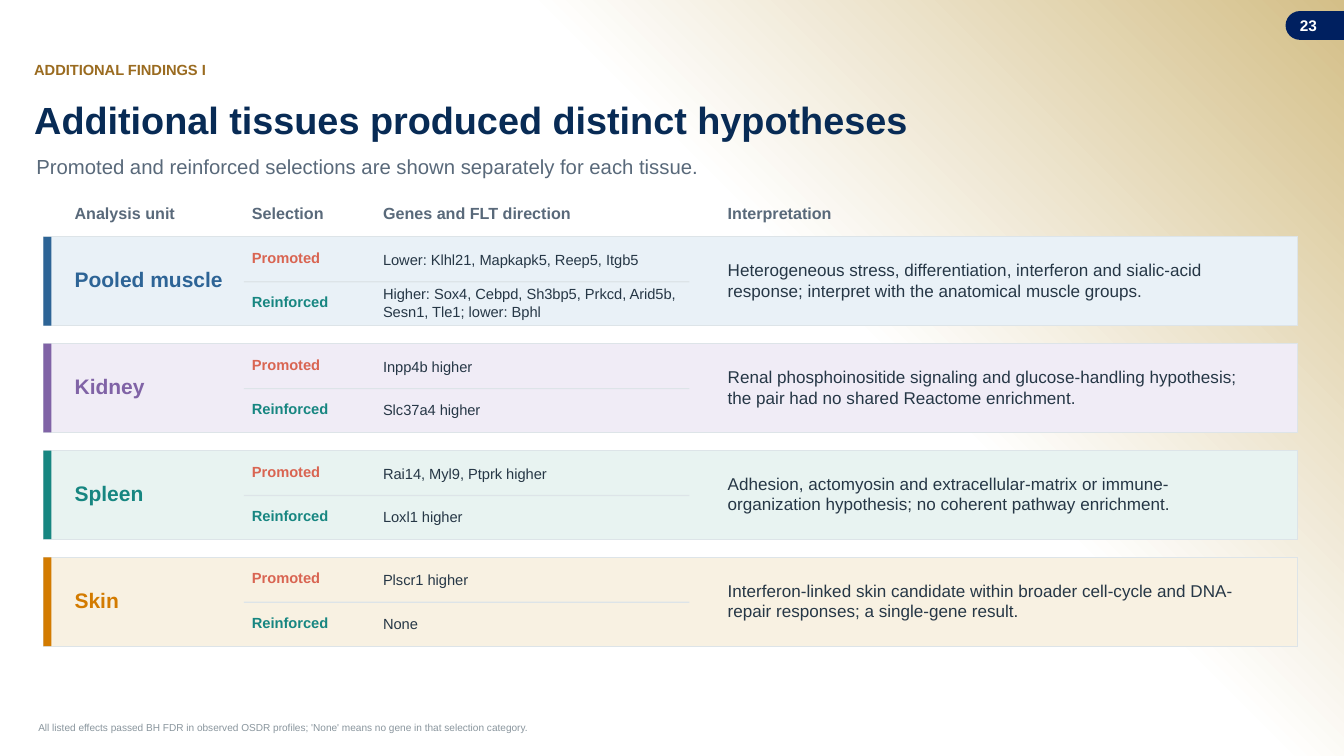
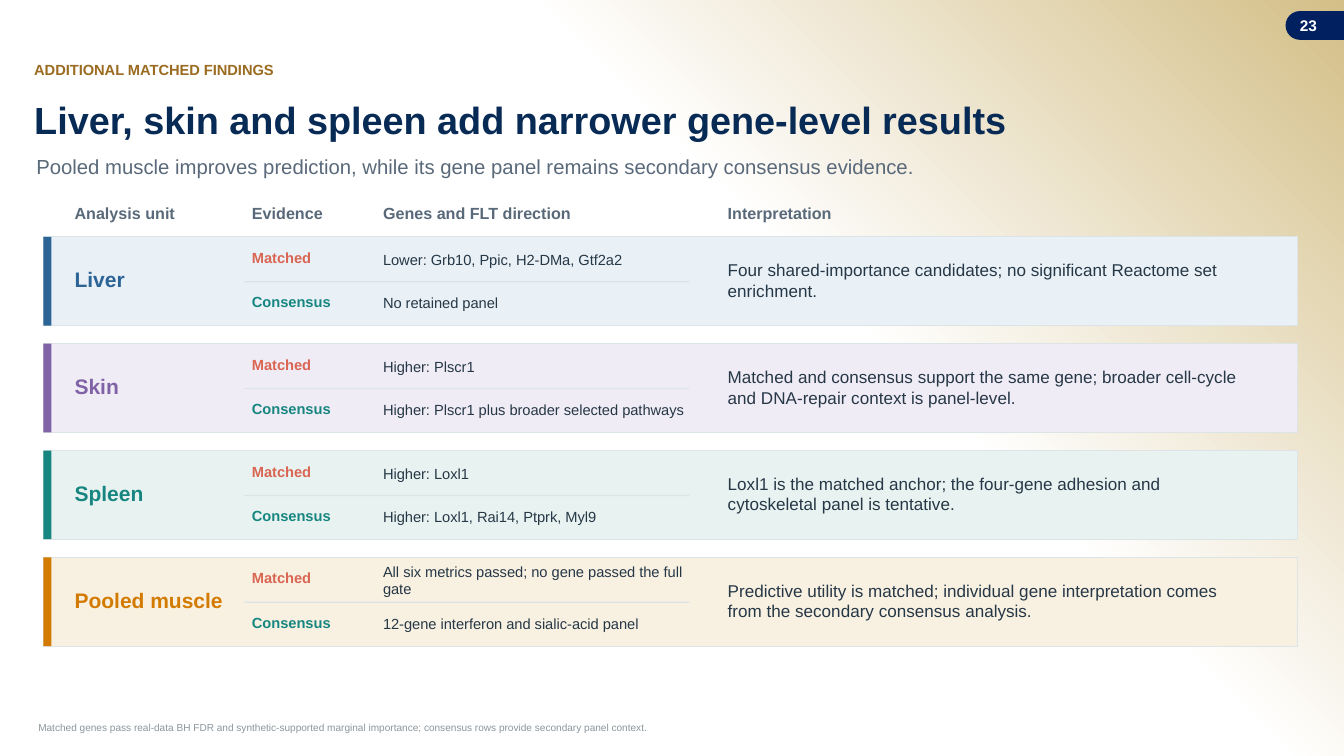
Before and after one commit to jasont314/nasa-mouse, a slide deck: slide 23 of presentation/SLSTP_2026_Generative_Transcriptomics.pptx. Drawn at 1344x756 pixels with LibreOffice and Linux fonts; fonts in the diff are those of the drawing; background and template pictures are left out. Boxes give left, top, right and bottom in pixels: in the first picture for what was removed or moved away, otherwise in the second. Text is boxed around its words. In the diff, an @@ line names an element or a change of style, - is before the commit and + after.

Commit message:
Update talk with matched classifier analysis

```diff
--- a/presentation/SLSTP_2026_Generative_Transcriptomics.pptx
+++ b/presentation/SLSTP_2026_Generative_Transcriptomics.pptx
@@ text at (x1=34, y1=64, x2=274, y2=75): text changed @@
-ADDITIONAL FINDINGS I
+ADDITIONAL MATCHED FINDINGS
@@ text at (x1=34, y1=106, x2=1006, y2=141): text changed @@
-Additional tissues produced distinct hypotheses
+Liver, skin and spleen add narrower gene-level results
@@ text at (x1=36, y1=159, x2=913, y2=178): text changed @@
-Promoted and reinforced selections are shown separately for each tissue.
+Pooled muscle improves prediction, while its gene panel remains secondary consensus evidence.
@@ text at (x1=252, y1=207, x2=323, y2=219): text changed @@
-Selection
+Evidence
@@ text at (x1=252, y1=252, x2=311, y2=263): text changed @@
-Promoted
+Matched
@@ text at (x1=383, y1=254, x2=622, y2=268): text changed @@
-Lower: Klhl21, Mapkapk5, Reep5, Itgb5
+Lower: Grb10, Ppic, H2-DMa, Gtf2a2
@@ text at (x1=728, y1=263, x2=1217, y2=297): text changed @@
-Heterogeneous stress, differentiation, interferon and sialic-acid response; interpret with the anatomical muscle groups.
+Four shared-importance candidates; no significant Reactome set enrichment.
@@ text at (x1=75, y1=271, x2=125, y2=287): text changed @@
-Pooled muscle
+Liver
@@ text at (x1=252, y1=296, x2=331, y2=307): text changed @@
-Reinforced
+Consensus
@@ text at (x1=383, y1=297, x2=498, y2=311): text changed @@
-Higher: Sox4, Cebpd, Sh3bp5, Prkcd, Arid5b, Sesn1, Tle1; lower: Bphl
+No retained panel
@@ text at (x1=252, y1=359, x2=311, y2=370): text changed @@
-Promoted
+Matched
@@ text at (x1=75, y1=379, x2=119, y2=394): text changed @@
-Kidney
+Skin
@@ text at (x1=383, y1=361, x2=475, y2=375): text changed @@
-Inpp4b higher
+Higher: Plscr1
@@ text at (x1=728, y1=370, x2=1236, y2=408): text changed @@
-Renal phosphoinositide signaling and glucose-handling hypothesis; the pair had no shared Reactome enrichment.
+Matched and consensus support the same gene; broader cell-cycle and DNA-repair context is panel-level.
@@ text at (x1=252, y1=403, x2=331, y2=414): text changed @@
-Reinforced
+Consensus
@@ text at (x1=383, y1=404, x2=684, y2=418): text changed @@
-Slc37a4 higher
+Higher: Plscr1 plus broader selected pathways
@@ text at (x1=252, y1=466, x2=311, y2=477): text changed @@
-Promoted
+Matched
@@ text at (x1=383, y1=468, x2=469, y2=482): text changed @@
-Rai14, Myl9, Ptprk higher
+Higher: Loxl1
@@ text at (x1=728, y1=477, x2=1161, y2=514): text changed @@
-Adhesion, actomyosin and extracellular-matrix or immune-organization hypothesis; no coherent pathway enrichment.
+Loxl1 is the matched anchor; the four-gene adhesion and cytoskeletal panel is tentative.
@@ text at (x1=252, y1=510, x2=331, y2=521): text changed @@
-Reinforced
+Consensus
@@ text at (x1=383, y1=511, x2=596, y2=525): text changed @@
-Loxl1 higher
+Higher: Loxl1, Rai14, Ptprk, Myl9
@@ text at (x1=383, y1=566, x2=683, y2=597): text changed @@
-Plscr1 higher
+All six metrics passed; no gene passed the full gate
@@ text at (x1=75, y1=592, x2=222, y2=609): text changed @@
-Skin
+Pooled muscle
@@ text at (x1=252, y1=572, x2=311, y2=583): text changed @@
-Promoted
+Matched
@@ text at (x1=728, y1=584, x2=1217, y2=621): text changed @@
-Interferon-linked skin candidate within broader cell-cycle and DNA-repair responses; a single-gene result.
+Predictive utility is matched; individual gene interpretation comes from the secondary consensus analysis.
@@ text at (x1=252, y1=617, x2=331, y2=628): text changed @@
-Reinforced
+Consensus
@@ text at (x1=383, y1=618, x2=639, y2=632): text changed @@
-None
+12-gene interferon and sialic-acid panel
@@ text at (x1=38, y1=724, x2=647, y2=733): text changed @@
-All listed effects passed BH FDR in observed OSDR profiles; 'None' means no gene in that selection category.
+Matched genes pass real-data BH FDR and synthetic-supported marginal importance; consensus rows provide secondary panel context.
```
Also in this commit, not shown: 9 other slides changed, 2 slides added, 2 slides removed, 2 other files.
